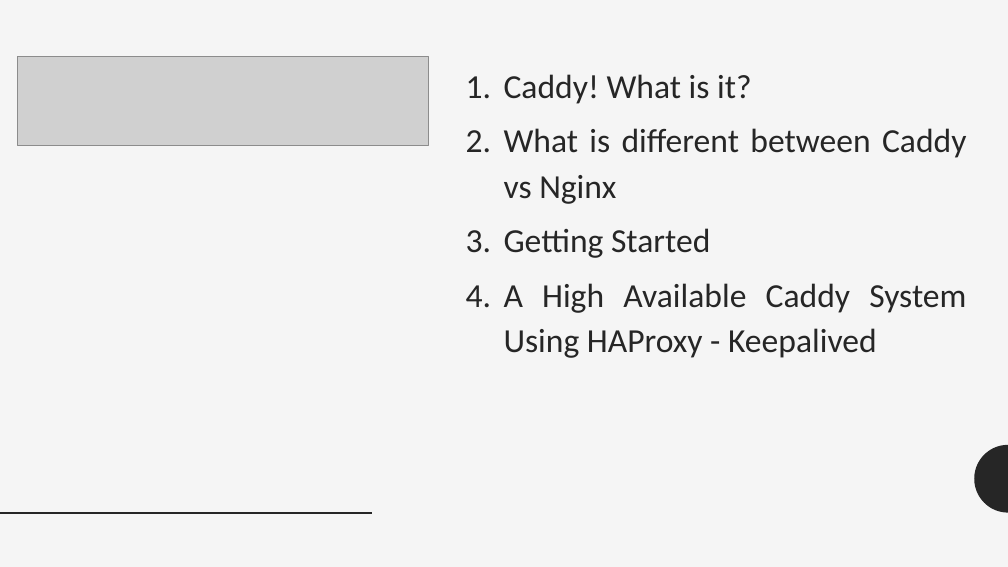
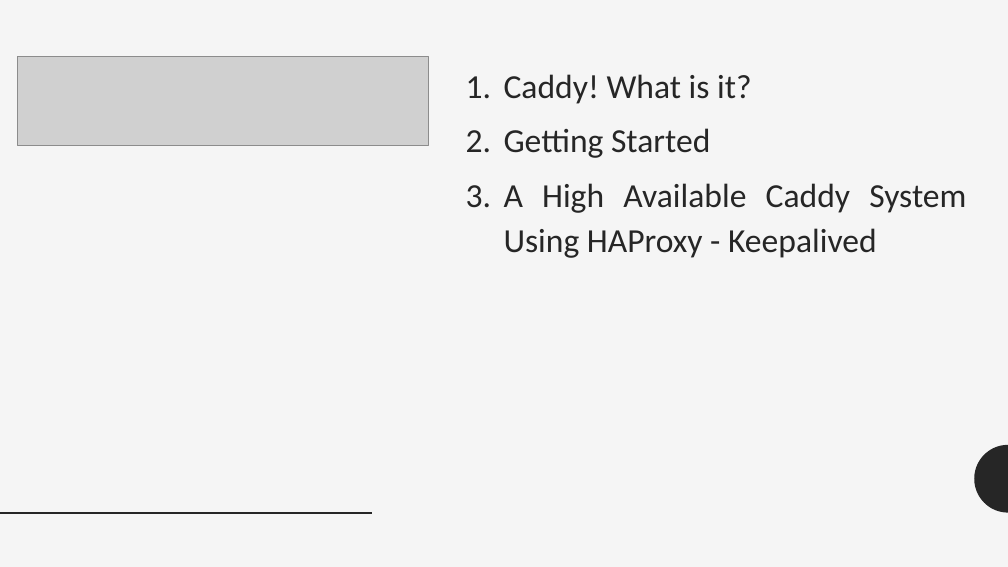
Before and after one commit to hieuha/Caddy-Configuration, a slide deck: slide 2 of 0x1115/Seminar/Jun-11-Caddy-Nginx.pptx. Drawn at 1008x567 pixels with LibreOffice and Linux fonts; fonts in the diff are those of the drawing; grey boxes stand for pictures. Boxes give left, top, right and bottom in pixels: in the first picture for what was removed or moved away, otherwise in the second. Text is boxed around its words. In the diff, an @@ line names an element or a change of style, - is before the commit and + after.

```diff
--- a/0x1115/Seminar/Jun-11-Caddy-Nginx.pptx
+++ b/0x1115/Seminar/Jun-11-Caddy-Nginx.pptx
@@ text at (504,128,966,204): paragraph removed @@
-2. What is different between Caddy vs Nginx
```
Also in this commit, not shown: 4 other slides changed, 1 slide added.
